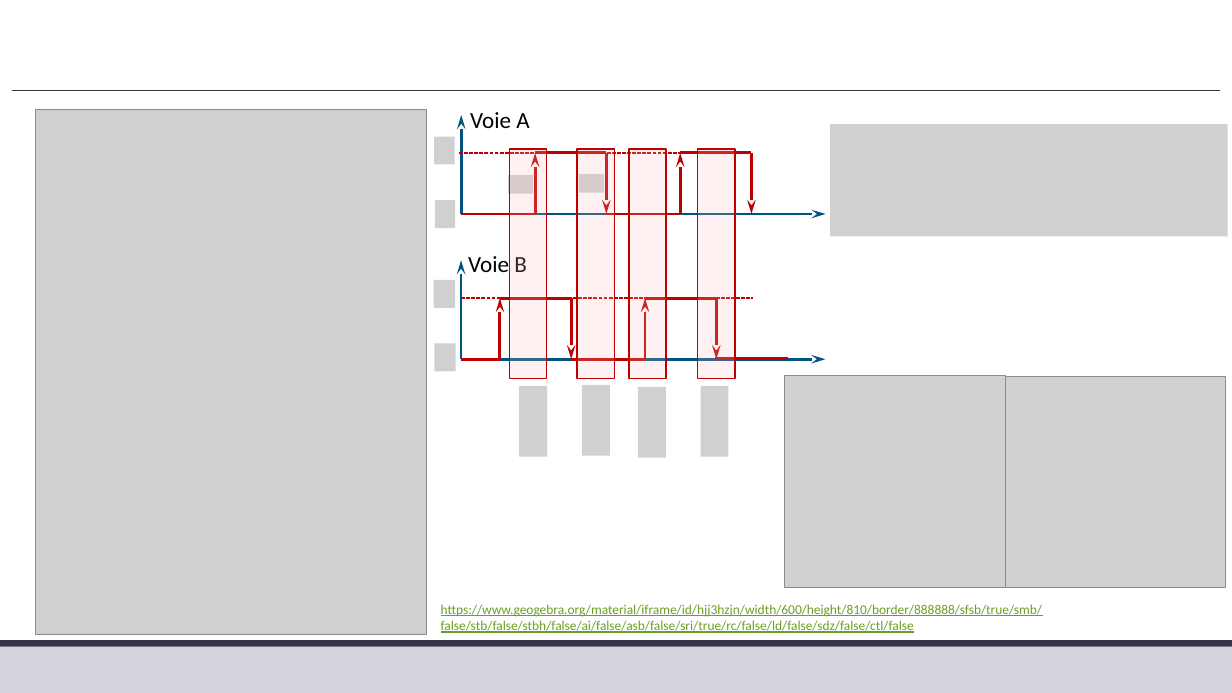
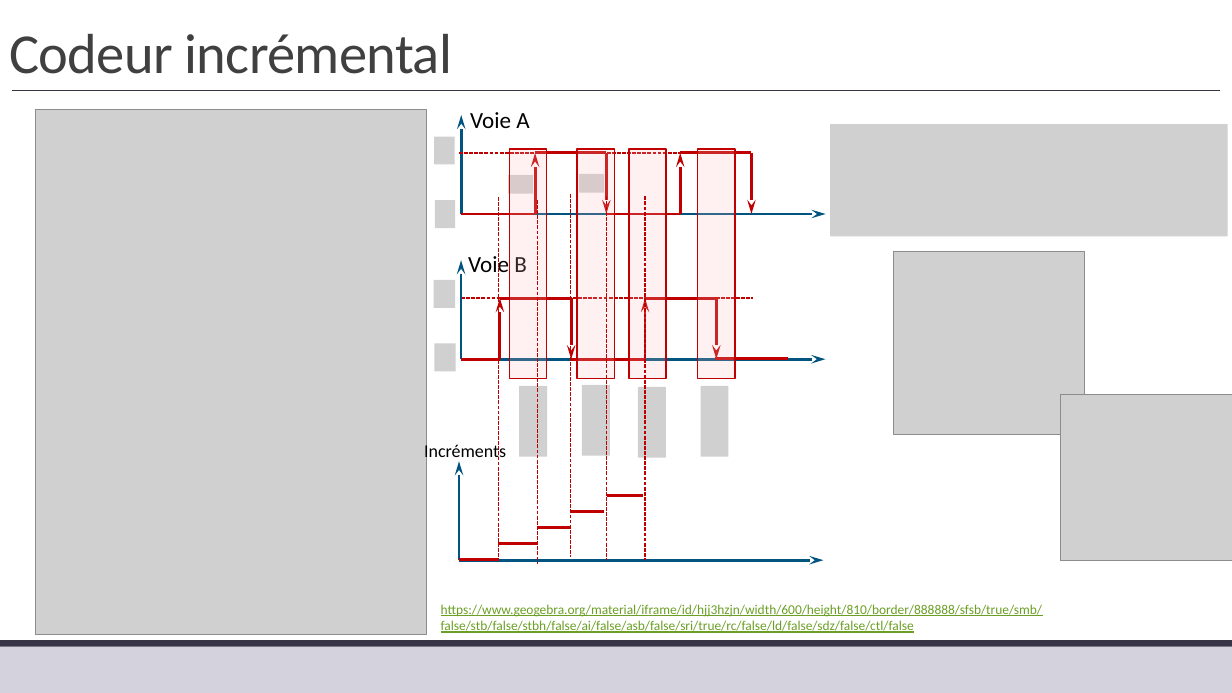
Before and after one commit to xpessoles/TP_Corriges, a slide deck: slide 2 of 12_MCC/12_MCC_Corrige.pptx. Drawn at 1232x693 pixels with LibreOffice and Linux fonts; fonts in the diff are those of the drawing; grey boxes stand for pictures. Boxes give left, top, right and bottom in pixels: in the first picture for what was removed or moved away, otherwise in the second. Text is boxed around its words. In the diff, an @@ line names an element or a change of style, - is before the commit and + after.

```diff
--- a/12_MCC/12_MCC_Corrige.pptx
+++ b/12_MCC/12_MCC_Corrige.pptx
@@ title added at bbox=[9, 34, 453, 74], 44 pt, text #404040 @@
+Codeur incrémental
@@ line added from (498, 197) to (498, 561), #C00000 1 pt dashed @@
@@ line added from (537, 200) to (537, 564), #C00000 1 pt dashed @@
@@ line added from (571, 194) to (571, 557), #C00000 1 pt dashed @@
@@ line added from (606, 197) to (606, 560), #C00000 1 pt dashed @@
@@ line added from (645, 197) to (645, 560), #C00000 1 pt dashed @@
@@ picture: place and size @@
-picture at bbox=[785, 375, 1006, 587]
+picture at bbox=[894, 251, 1085, 434]
@@ picture: place and size @@
-picture at bbox=[1006, 376, 1226, 588]
+picture at bbox=[1061, 394, 1232, 560]
@@ text added at bbox=[424, 443, 506, 463], 14 pt, text #000000 @@
+Incréments
@@ arrow added from (459, 560) to (459, 461), #00547F 2.25 pt @@
@@ line added from (607, 495) to (643, 495), #C00000 2.25 pt @@
@@ line added from (537, 528) to (571, 528), #C00000 2.25 pt @@
@@ line added from (570, 511) to (604, 511), #C00000 2.25 pt @@
@@ arrow added from (459, 560) to (823, 560), #00547F 2.25 pt @@
@@ line added from (459, 559) to (498, 559), #C00000 2.25 pt @@
@@ line added from (498, 543) to (537, 543), #C00000 2.25 pt @@
```
Also in this commit, not shown: 2 other slides changed, 1 other file.
